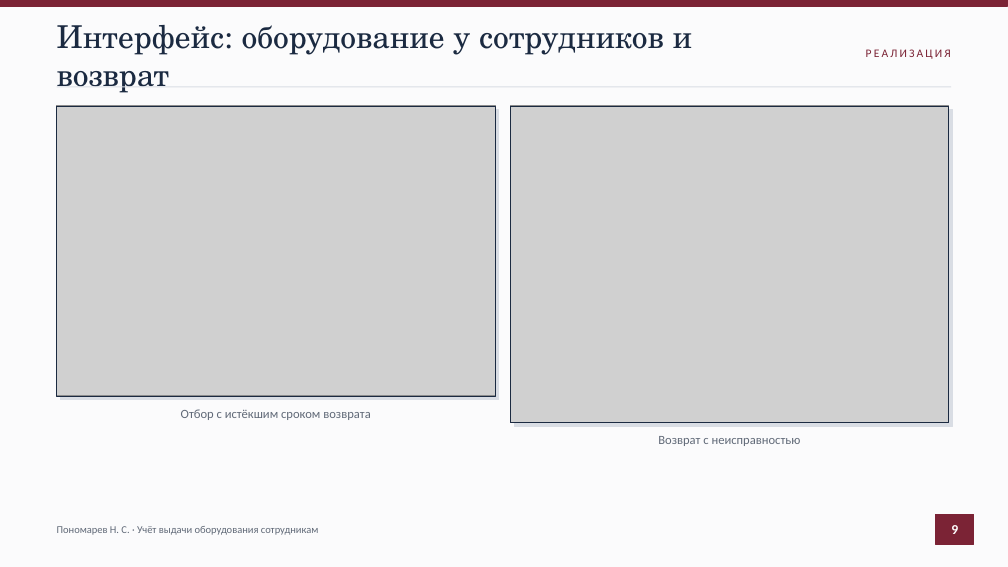
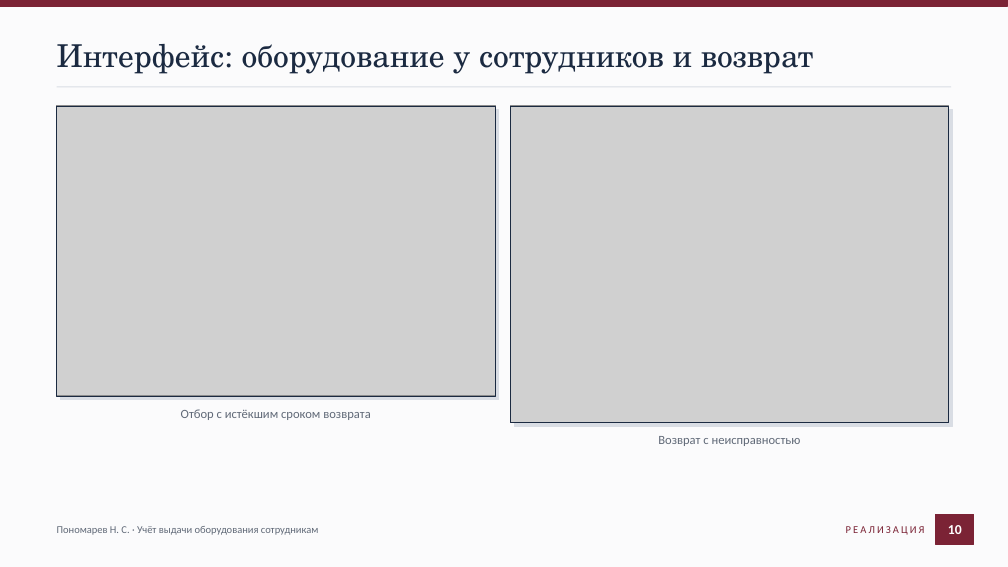
Before and after one commit to Black287234/KP-Nek, a slide deck: slide 10 of docs/Презентация.pptx (slide 9 before the commit). Drawn at 1008x567 pixels with LibreOffice and Linux fonts; fonts in the diff are those of the drawing; grey boxes stand for pictures. Boxes give left, top, right and bottom in pixels: in the first picture for what was removed or moved away, otherwise in the second. Text is boxed around its words. In the diff, an @@ line names an element or a change of style, - is before the commit and + after.

```diff
--- a/docs/Презентация.pptx
+++ b/docs/Презентация.pptx
@@ text "Интерфейс: оборудование у сотрудников и ..." rewrapped from [57,25,693,93] to [57,44,813,74] @@
@@ text "РЕАЛИЗАЦИЯ": place and size @@
-text "РЕАЛИЗАЦИЯ" at [866,49,951,59]
+text "РЕАЛИЗАЦИЯ" at [846,526,925,535]
@@ text "РЕАЛИЗАЦИЯ" at [846,526,925,535]: size 11 to 10 pt @@
@@ text at [948,525,962,534]: text changed @@
-9
+10
```
Also in this commit, not shown: 10 other slides changed, 2 slides added, 1 slide removed, 15 other files.
